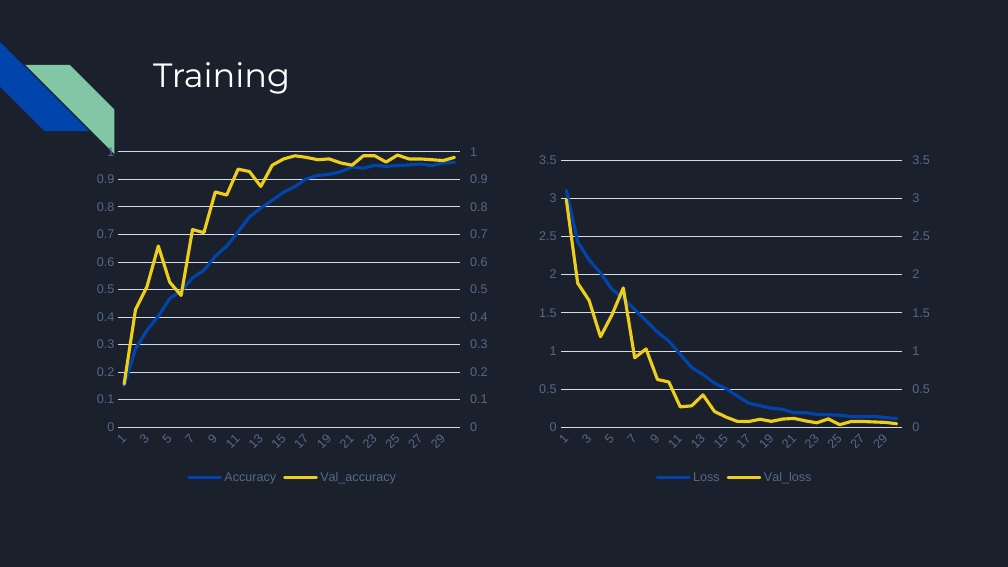
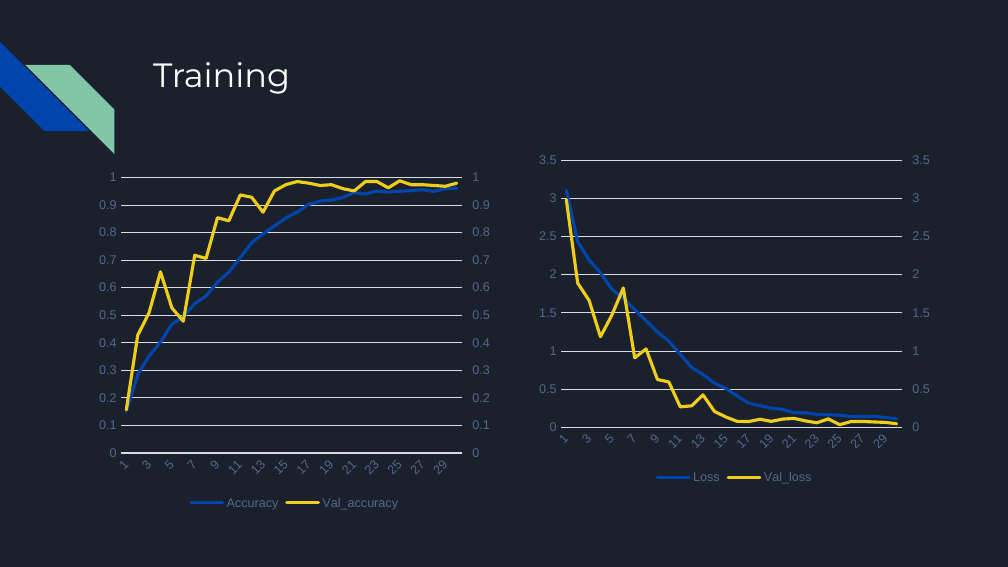
Before and after one commit to wdmhouston/SC24.6.13, a slide deck: slide 7 of Capstone_Project_Fruit_Prediction.pptx. Drawn at 1008x567 pixels with LibreOffice and Linux fonts; fonts in the diff are those of the drawing. Boxes give left, top, right and bottom in pixels: in the first picture for what was removed or moved away, otherwise in the second. Text is boxed around its words. In the diff, an @@ line names an element or a change of style, - is before the commit and + after.

```diff
--- a/Capstone_Project_Fruit_Prediction.pptx
+++ b/Capstone_Project_Fruit_Prediction.pptx
@@ line stacked chart: place and size @@
-line stacked chart at (89, 137, 496, 488)
+line stacked chart at (91, 163, 498, 514)
```
Also in this commit, not shown: 1 other slide changed.
